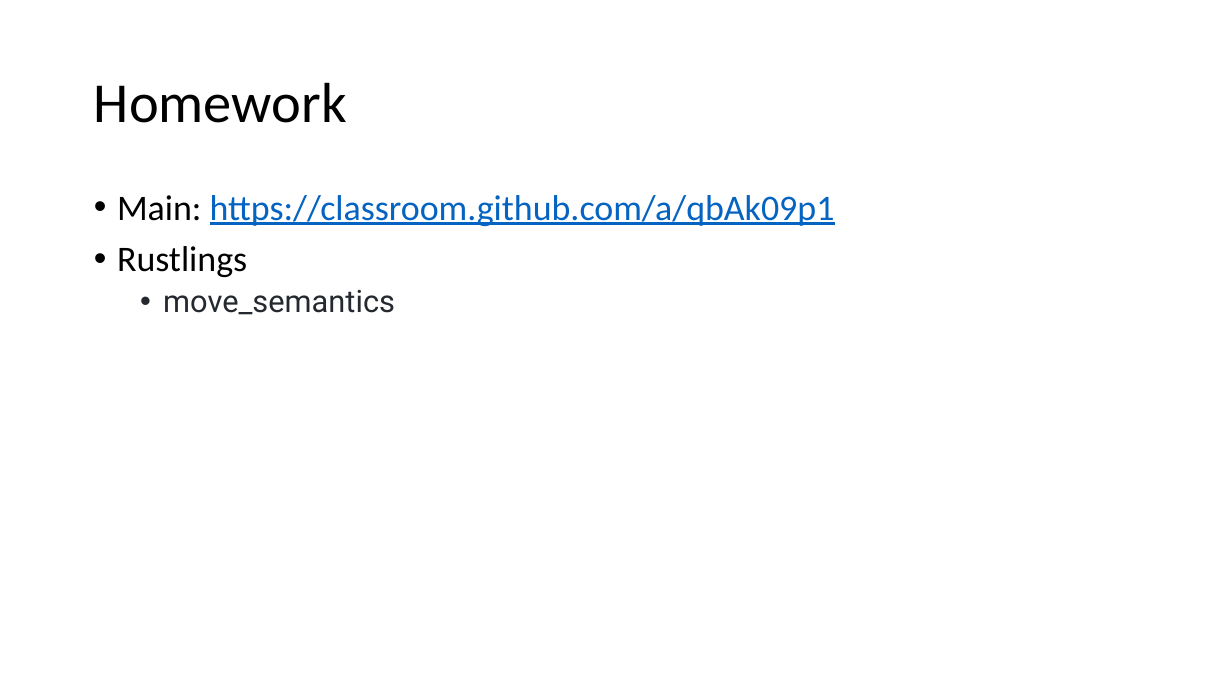
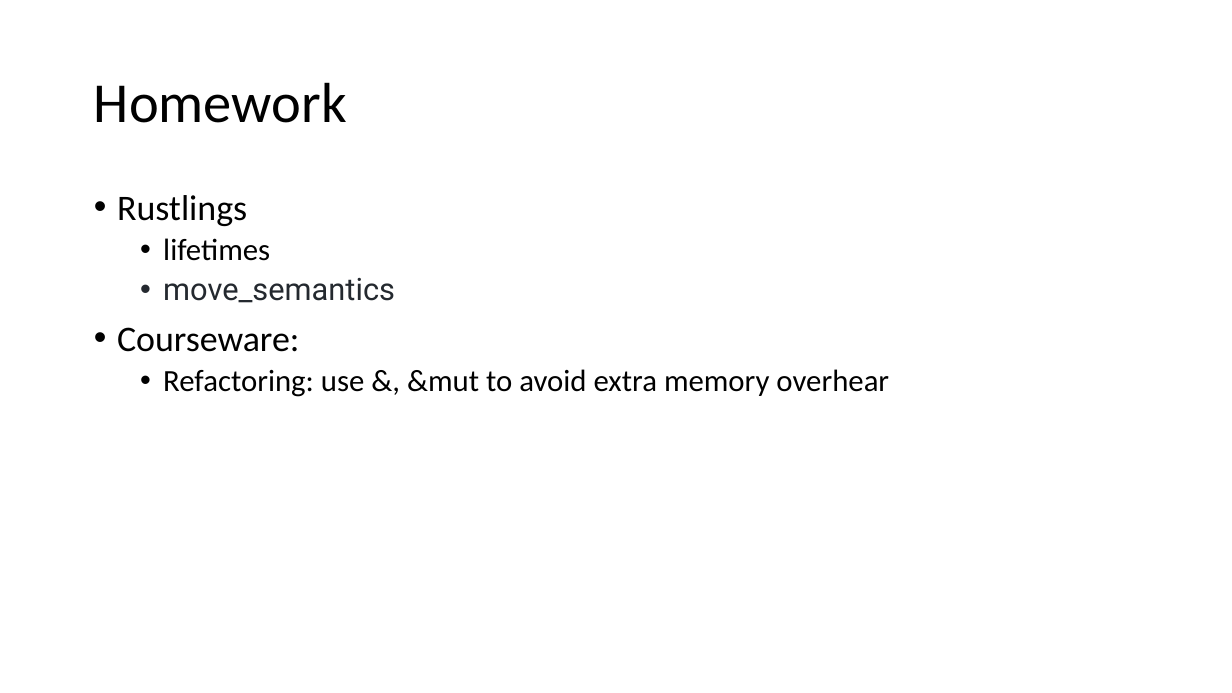
Before and after one commit to kugushev/course-rust-basics, a slide deck: slide 62 of pres/03-Ownership.pptx (slide 60 before the commit). Drawn at 1232x693 pixels with LibreOffice and Linux fonts; fonts in the diff are those of the drawing. Boxes give left, top, right and bottom in pixels: in the first picture for what was removed or moved away, otherwise in the second. Text is boxed around its words. In the diff, an @@ line names an element or a change of style, - is before the commit and + after.

```diff
--- a/pres/03-Ownership.pptx
+++ b/pres/03-Ownership.pptx
@@ text at [117,195,835,226]: paragraph removed @@
-• Main: https://classroom.github.com/a/qbAk09p1
@@ text at [163,238,270,261]: paragraph added @@
+  • lifetimes
@@ text at [117,327,889,397]: paragraphs added @@
+• Courseware:
+  • Refactoring: use &, &mut to avoid extra memory overhear
```
Also in this commit, not shown: 9 other slides changed, 13 slides added, 11 slides removed, 2 other files.
